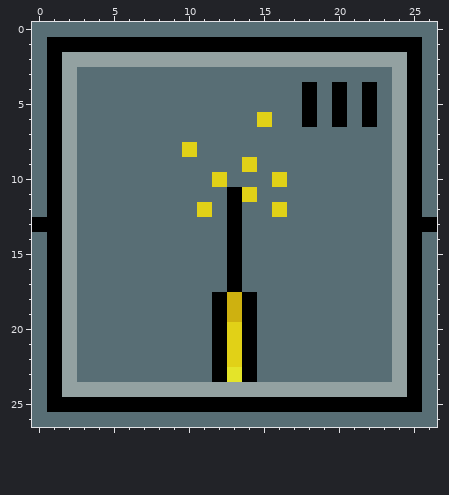
Two versions of one pixel-art file, Assets/Art/Sprites/Tree/MiningIcon3.aseprite. That is the earlier state.
27x27 pixels, 1 frame.
After the commit:
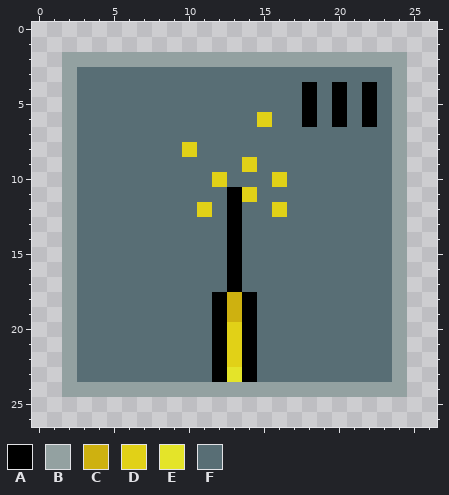
Palette (. is transparent): A #000000  B #93a1a1  C #ceb110  D #e1d117  E #e4e429  F #586e75
Difference:
{"change": "layer \"Power\" now hidden"}
{"y":0,"x":0,"old":"FFFFFFFFFFFFFFFFFFFFFFFFFFF","new":"..........................."}
{"y":1,"x":0,"old":"FAAAAAAAAAAAAAAAAAAAAAAAAAF","new":"..........................."}
{"y":2,"x":0,"old":"FA","new":".."}
{"y":2,"x":25,"old":"AF","new":".."}
{"y":3,"x":0,"old":"FA","new":".."}
{"y":3,"x":25,"old":"AF","new":".."}
{"y":4,"x":0,"old":"FA","new":".."}
{"y":4,"x":25,"old":"AF","new":".."}
{"y":5,"x":0,"old":"FA","new":".."}
{"y":5,"x":25,"old":"AF","new":".."}
{"y":6,"x":0,"old":"FA","new":".."}
{"y":6,"x":25,"old":"AF","new":".."}
{"y":7,"x":0,"old":"FA","new":".."}
{"y":7,"x":25,"old":"AF","new":".."}
{"y":8,"x":0,"old":"FA","new":".."}
{"y":8,"x":25,"old":"AF","new":".."}
{"y":9,"x":0,"old":"FA","new":".."}
{"y":9,"x":25,"old":"AF","new":".."}
{"y":10,"x":0,"old":"FA","new":".."}
{"y":10,"x":25,"old":"AF","new":".."}
{"y":11,"x":0,"old":"FA","new":".."}
{"y":11,"x":25,"old":"AF","new":".."}
{"y":12,"x":0,"old":"FA","new":".."}
{"y":12,"x":25,"old":"AF","new":".."}
{"y":13,"x":0,"old":"AA","new":".."}
{"y":13,"x":25,"old":"AA","new":".."}
{"y":14,"x":0,"old":"FA","new":".."}
{"y":14,"x":25,"old":"AF","new":".."}
{"y":15,"x":0,"old":"FA","new":".."}
{"y":15,"x":25,"old":"AF","new":".."}
{"y":16,"x":0,"old":"FA","new":".."}
{"y":16,"x":25,"old":"AF","new":".."}
{"y":17,"x":0,"old":"FA","new":".."}
{"y":17,"x":25,"old":"AF","new":".."}
{"y":18,"x":0,"old":"FA","new":".."}
{"y":18,"x":25,"old":"AF","new":".."}
{"y":19,"x":0,"old":"FA","new":".."}
{"y":19,"x":25,"old":"AF","new":".."}
{"y":20,"x":0,"old":"FA","new":".."}
{"y":20,"x":25,"old":"AF","new":".."}
{"y":21,"x":0,"old":"FA","new":".."}
{"y":21,"x":25,"old":"AF","new":".."}
{"y":22,"x":0,"old":"FA","new":".."}
{"y":22,"x":25,"old":"AF","new":".."}
{"y":23,"x":0,"old":"FA","new":".."}
{"y":23,"x":25,"old":"AF","new":".."}
{"y":24,"x":0,"old":"FA","new":".."}
{"y":24,"x":25,"old":"AF","new":".."}
{"y":25,"x":0,"old":"FAAAAAAAAAAAAAAAAAAAAAAAAAF","new":"..........................."}
{"y":26,"x":0,"old":"FFFFFFFFFFFFFFFFFFFFFFFFFFF","new":"..........................."}
{"label":"erased","picture_box":[32,22,437,427]}
